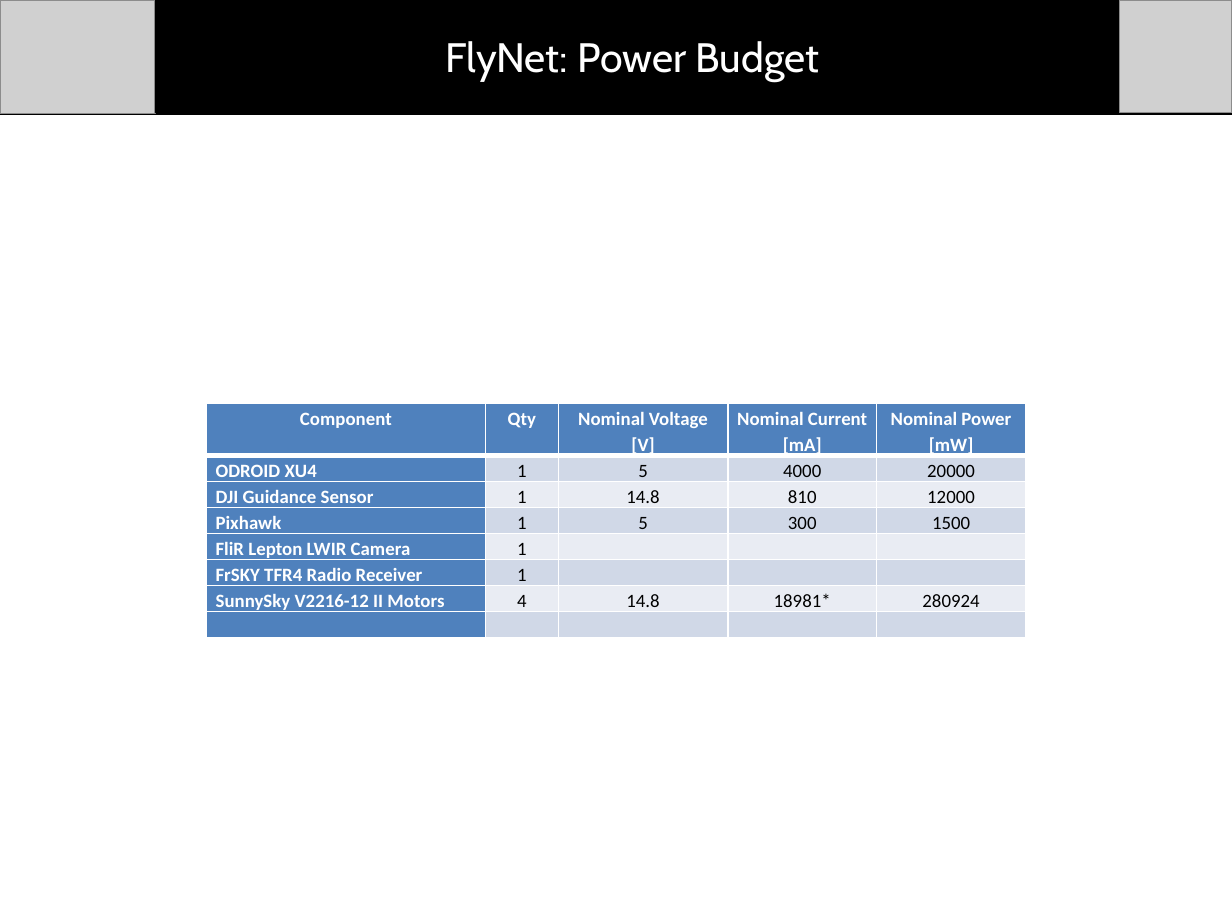
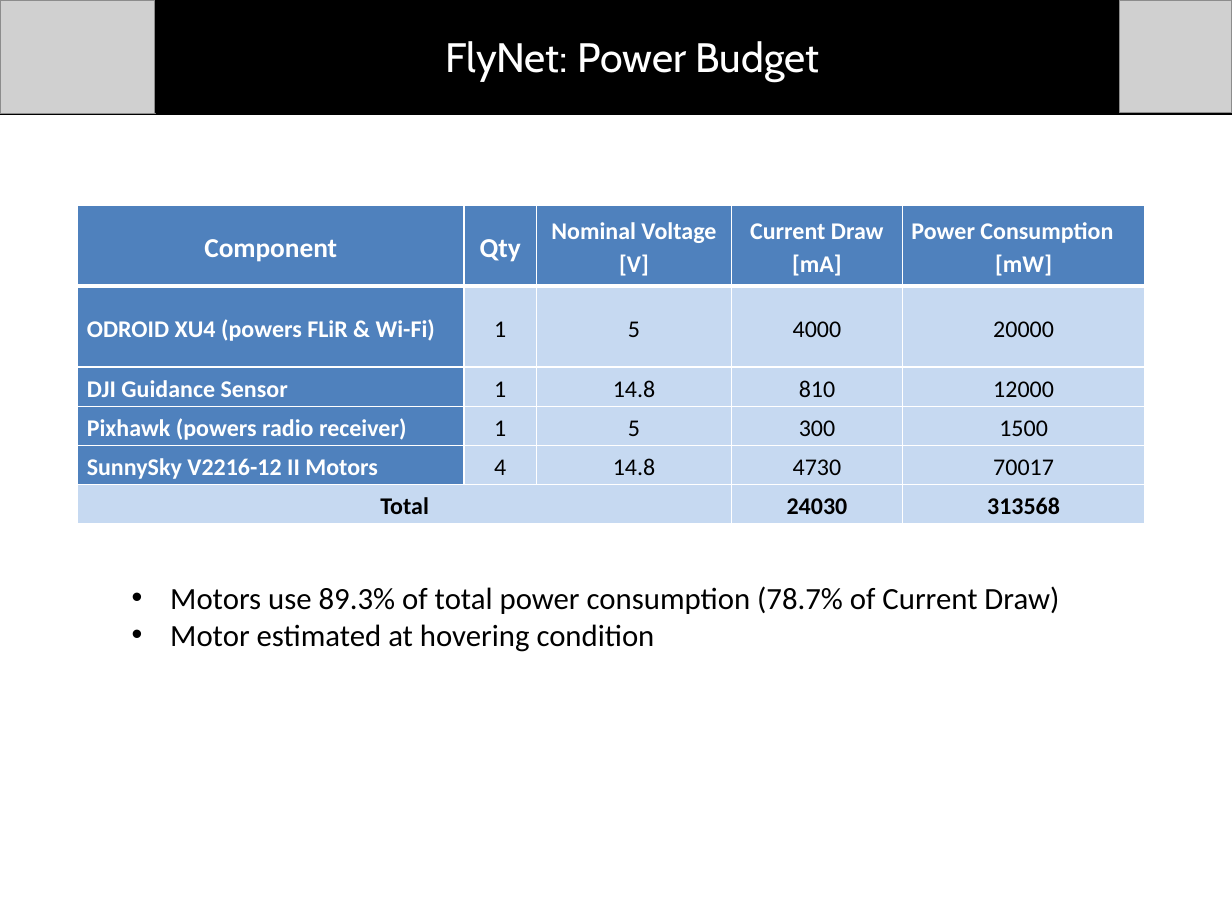
Before and after one commit to dtbinh/FlyNet, a slide deck: slide 5 of Presentations/CDR_Fall_2015/Individual_Slides/Tyler/CDR_Clayton.pptx. Drawn at 1232x924 pixels with LibreOffice and Linux fonts; fonts in the diff are those of the drawing; grey boxes stand for pictures. Boxes give left, top, right and bottom in pixels: in the first picture for what was removed or moved away, otherwise in the second. Text is boxed around its words. In the diff, an @@ line names an element or a change of style, - is before the commit and + after.

```diff
--- a/Presentations/CDR_Fall_2015/Individual_Slides/Tyler/CDR_Clayton.pptx
+++ b/Presentations/CDR_Fall_2015/Individual_Slides/Tyler/CDR_Clayton.pptx
@@ table at (78,206,1146,525) @@
-row 1, column 4: Nominal Current / [mA]
+row 1, column 4: Current Draw / [mA]
-row 1, column 5: Nominal Power / [mW]
+row 1, column 5: Power Consumption / [mW]
-row 2, column 1: ODROID XU4
+row 2, column 1: ODROID XU4 (powers FLiR & Wi-Fi)
-row 4: Pixhawk | 1 | 5 | 300 | 1500
-row 5: FliR Lepton LWIR Camera | 1 |  |  | 
-row 6: FrSKY TFR4 Radio Receiver | 1 |  |  | 
-row 7: SunnySky V2216-12 II Motors | 4 | 14.8 | 18981* | 280924
-row 8:  |  |  |  | 
+row 4: Pixhawk (powers radio receiver) | 1 | 5 | 300 | 1500
+row 5: SunnySky V2216-12 II Motors | 4 | 14.8 | 4730 | 70017
+row 6: Total |  |  | 24030 | 313568
@@ table: place and size @@
-table at (207,404,1027,626)
+table at (78,206,1146,525)
@@ text added at (170,586,1059,652), 18 pt, text #000000 @@
+• Motors use 89.3% of total power consumption (78.7% of Current Draw)
+• Motor estimated at hovering condition
```
Also in this commit, not shown: 4 other slides changed, 1 slide added, 4 other files.
